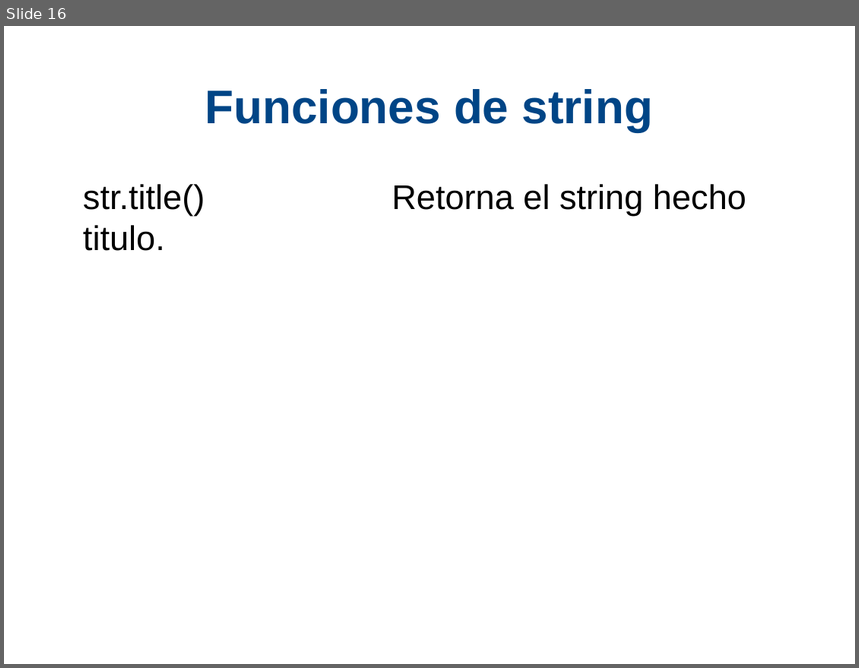
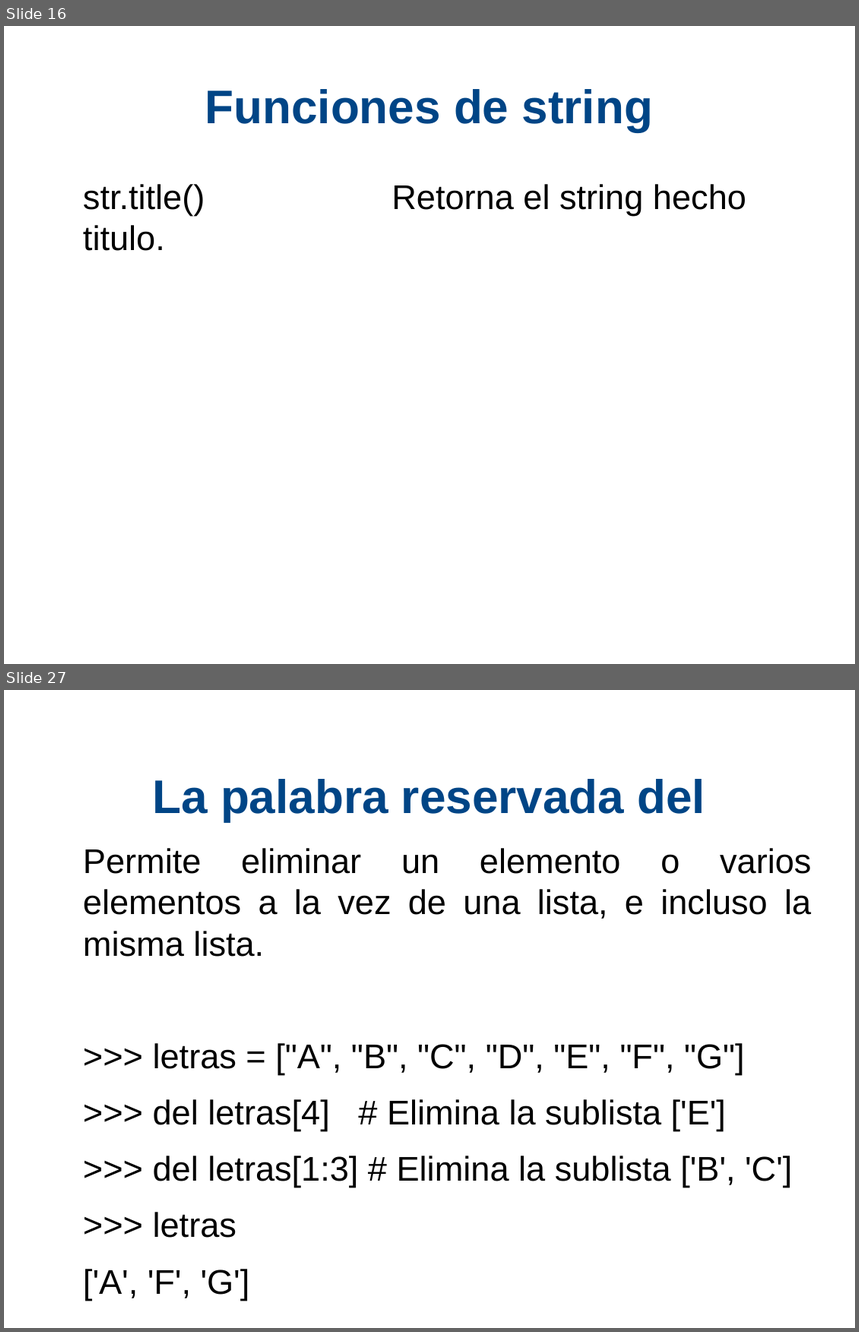
Before and after one commit to xDavidPM/Taller-Python, a slide deck: Python diapositiva.odp. Shown one above the other, each under a label of ours: slide 16 before the commit, slides 16 and 27 after it; the slides between them are not shown. The pictures are 859x668 and 859x1332 pixels, drawn with LibreOffice and Linux fonts; fonts in the diff are those of the drawing; background and template pictures are left out. Boxes give left, top, right and bottom in pixels: in the first picture for what was removed or moved away, otherwise in the second. Text is boxed around its words. In the diff, an @@ line names an element or a change of style, - is before the commit and + after.

```diff
--- a/Python diapositiva.odp
+++ b/Python diapositiva.odp
@@ slide 27 added at [4,690,855,1328], background #FFFFFF @@
@@ title added at [153,779,705,821], 44 pt, text #004586, bold @@
+La palabra reservada del
@@ text added at [83,848,811,1300], 32 pt, text #000000 @@
+Permite eliminar un elemento o varios elementos a la vez de una lista, e incluso la misma lista.
+>>> letras = ["A", "B", "C", "D", "E", "F", "G"]
+>>> del letras[4] # Elimina la sublista ['E']
+>>> del letras[1:3] # Elimina la sublista ['B', 'C']
+>>> letras
+['A', 'F', 'G']
```
Also in this commit, not shown: 4 slides changed, 10 other slides added, 1 other file.
